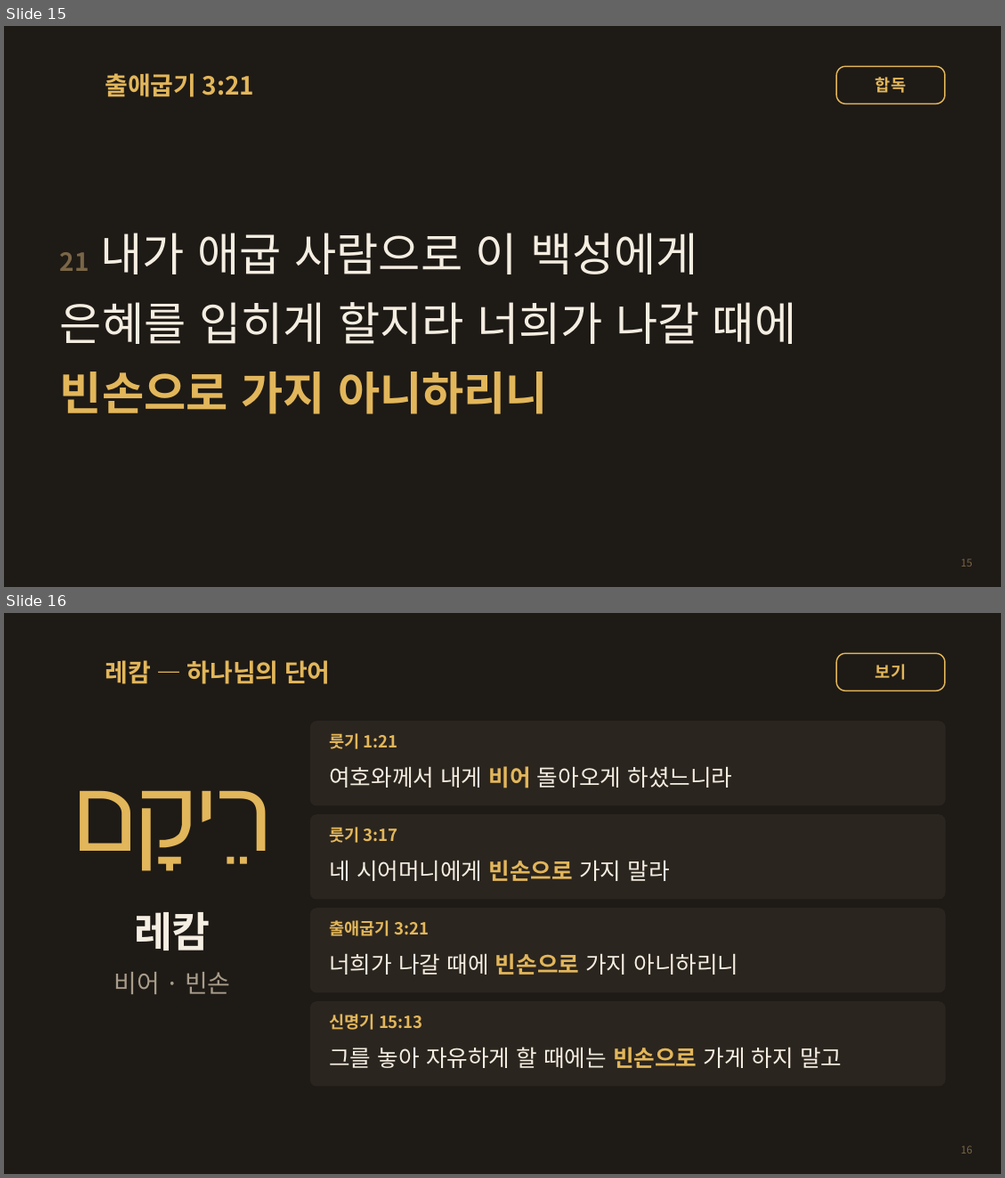
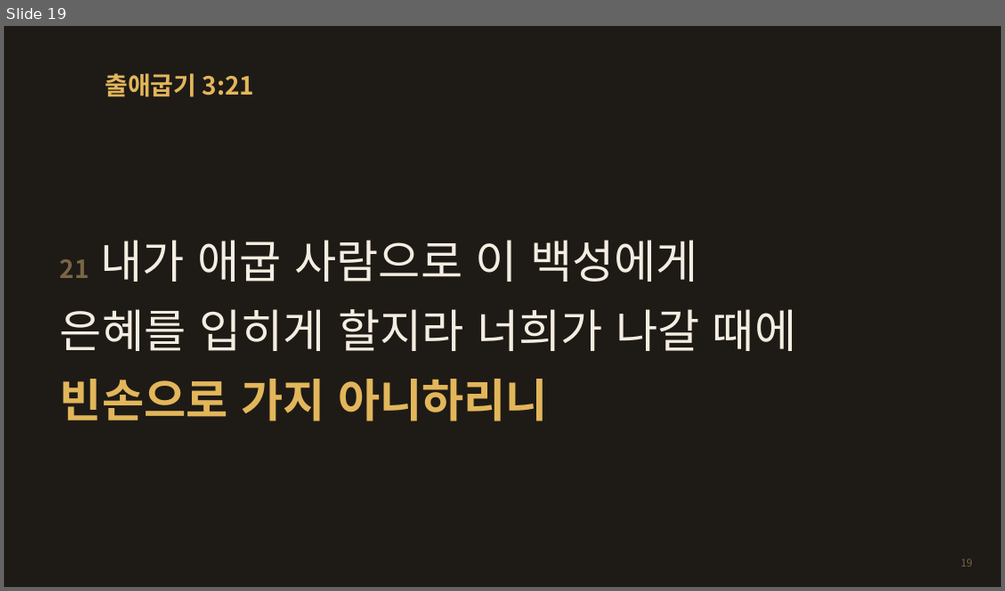
Before and after one commit to chleesarang/cys-terminal-javis, a slide deck: docs/sermons/ruth-naomi-hapdok.pptx. Shown one above the other, each under a label of ours: slides 15 and 16 before the commit, slide 19 after it. The pictures are 1005x1178 and 1005x591 pixels, drawn with LibreOffice and Linux fonts; fonts in the diff are those of the drawing; background and template pictures are left out. Boxes give left, top, right and bottom in pixels: in the first picture for what was removed or moved away, otherwise in the second. Text is boxed around its words. In the diff, an @@ line names an element or a change of style, - is before the commit and + after.

```diff
--- a/docs/sermons/ruth-naomi-hapdok.pptx
+++ b/docs/sermons/ruth-naomi-hapdok.pptx
@@ slide 16 removed at bbox=[4, 613, 1001, 1174], background #1E1A16 @@
@@ title removed at bbox=[105, 660, 331, 684] @@
-레캄 — 하나님의 단어
@@ rounded rectangle removed at bbox=[836, 653, 945, 690] @@
-보기
@@ text removed at bbox=[60, 732, 284, 890] @@
-רֵיקָם
@@ rounded rectangle removed at bbox=[310, 722, 945, 805] @@
@@ text removed at bbox=[329, 733, 398, 749] @@
-룻기 1:21
@@ text removed at bbox=[329, 766, 732, 788] @@
-여호와께서 내게 비어 돌아오게 하셨느니라
@@ rounded rectangle removed at bbox=[310, 815, 945, 899] @@
@@ text removed at bbox=[329, 827, 398, 843] @@
-룻기 3:17
@@ text removed at bbox=[329, 860, 670, 881] @@
-네 시어머니에게 빈손으로 가지 말라
@@ text removed at bbox=[134, 912, 210, 950] @@
-레캄
@@ rounded rectangle removed at bbox=[310, 908, 945, 992] @@
@@ text removed at bbox=[329, 920, 429, 936] @@
-출애굽기 3:21
@@ text removed at bbox=[329, 953, 739, 974] @@
-너희가 나갈 때에 빈손으로 가지 아니하리니
@@ text removed at bbox=[113, 972, 231, 994] @@
-비어 · 빈손
@@ rounded rectangle removed at bbox=[310, 1002, 945, 1086] @@
@@ text removed at bbox=[329, 1013, 423, 1030] @@
-신명기 15:13
@@ text removed at bbox=[329, 1046, 841, 1068] @@
-그를 놓아 자유하게 할 때에는 빈손으로 가게 하지 말고
@@ page number removed at bbox=[961, 1145, 972, 1153] @@
-16
@@ what was slide 15 is now slide 19 @@
@@ slide 19 changed as well @@
@@ rounded rectangle removed at bbox=[836, 66, 945, 103] @@
-합독
@@ text "21 내가 애굽 사람으로 이 ...": place and size @@
-text "21 내가 애굽 사람으로 이 ..." at bbox=[60, 232, 796, 414]
+text "21 내가 애굽 사람으로 이 ..." at bbox=[60, 240, 796, 421]
@@ page number at bbox=[961, 558, 972, 566]: text changed @@
-15
+19
```
Also in this commit, not shown: 37 other slides changed, 7 slides added, 1 other slide removed, 2 other files.
